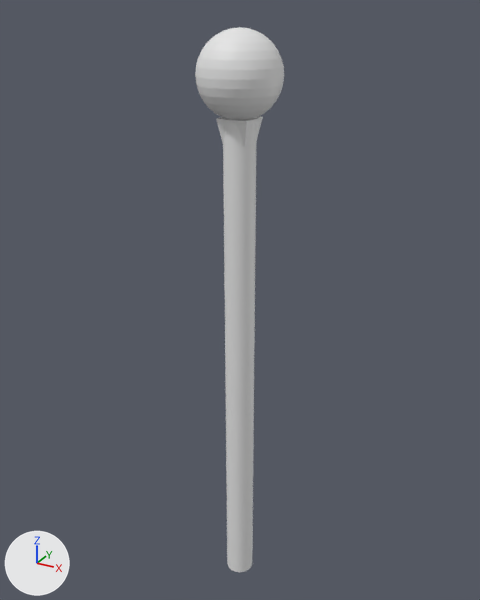
The Blender file Blender Assets/Blender Props/Staff.blend, before and after one commit.
Before and after are seen from a camera (50 mm lens) standing at (0.578, -1.05, 1.207) and looking at (-0.016, 0.03, 0.667). Lighting does not change. The marker at lower left points along +X, +Y and +Z.

The first picture shows 'Staff'.
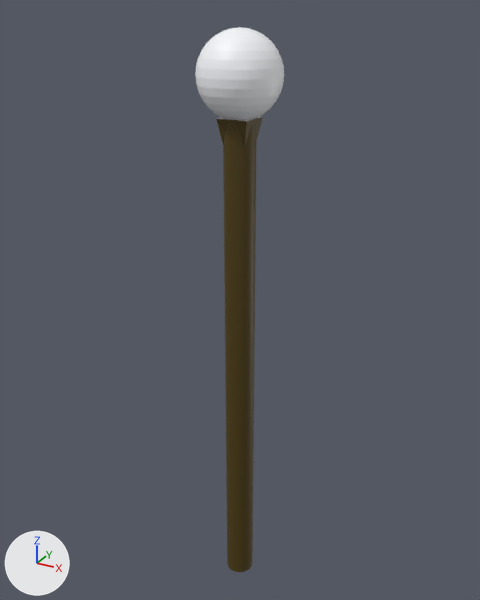
Where the change shows, as pixel boxes (x1, y1, x2, y2) in the pictures (480 x 600 px):
part 1 of me_cylinder, recoloured (white to brown): (216, 117, 263, 572) in both
part 2 of me_cylinder, recoloured: (195, 27, 284, 121) in both

Diff of the bpy script that builds the scene:
```diff
--- a/Blender Assets/Blender Props/Staff.blend.py
+++ b/Blender Assets/Blender Props/Staff.blend.py
@@ mat_staffsphere @@
+mat_staffsphere = principled_material('StaffSphere')
+mat_staffsphere.base_color = (0.958, 0.968, 1.0)  # white #fafbff
+mat_staffsphere.roughness = 0.4
@@ mat_staff @@
+mat_staff = principled_material('Staff')
+mat_staff.base_color = (0.0766, 0.0473, 0.0)  # brown #4e3d00
@@ me_cylinder @@
 me_cylinder.from_pydata(...)  # 2049 vertices, 2090 faces; spans x -2.55..2.55, y -2.55..2.55, z -0.29..1.18
 # used by ob_staff; location = (0.0, 0.0, 0.23); scale = (0.0298, 0.0298, 0.8)
+# me_cylinder part 1: 339 of the faces centred in x -1.0..1.0, y -1.0..1.0, z -0.29..1.0 switch from no material to mat_staff (brown #4e3d00)
+# me_cylinder part 2: 1751 of the faces centred in x -2.52..2.52, y -2.52..2.52, z 1.0..1.18 switch from no material to mat_staffsphere (white #fafbff)
```
